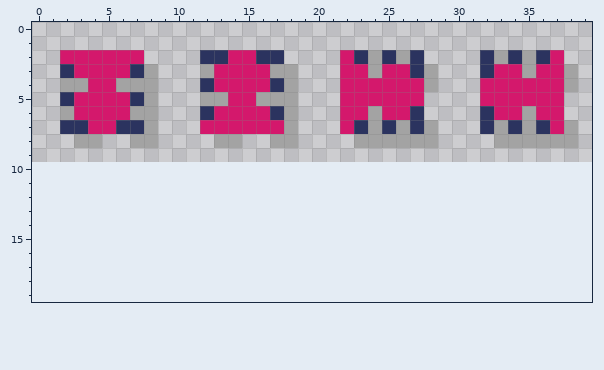
Two versions of one pixel-art sprite, resources/sprites/robot_moving.png. Above: the version before the commit.
The file is 40x10 pixels. The old version is drawn lined up with the new one, on the new canvas.
After the commit:
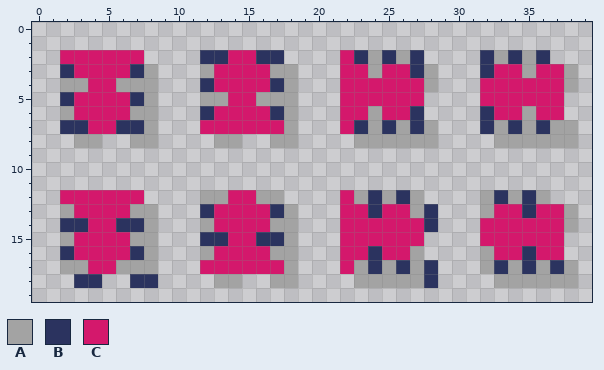
Palette (. is transparent): A #a3a3a3  B #2b335f  C #d4186c
The edit:
canvas 40x10 -> 40x20
@@ x 35..39 @@
  1 .....
- 2 ABC..
+ 2 AB...
  3 ACCA.
@@ x 35..39 @@
  6 ACC..
- 7 ABCA.
+ 7 ABAA.
  8 AAAA.
@@ x 0..39 @@
 11 ........................................
-12 ........................................
-13 ........................................
-14 ........................................
-15 ........................................
-16 ........................................
-17 ........................................
-18 ........................................
+12 ..CCCCCC....AACCAA....CABABA....ABABA...
+13 ..ACCCCAA...BCCCCBA...CCBCCAB...ACCBCCA.
+14 ..BBCCBBA...ACCCCAA...CCCCCCB...CCCCCCA.
+15 ..ACCCCAA...BBCCBBA...CCCCCC....CCCCCC..
+16 ..BCCCCBA...ACCCCAA...CCBCCA....ACCBCC..
+17 ..AACCAAA...CCCCCCA...CABABAB...ABABABA.
+18 ...BB..BB....AA..AA....AAAAAB....AAAAAA.
 19 ........................................
Where, in picture pixels (left, top, right, bottom), the same in both pictures:
erased: (550, 50, 564, 64)
changed: (550, 120, 564, 134)
added: (60, 190, 158, 288)
added: (200, 190, 578, 288)
